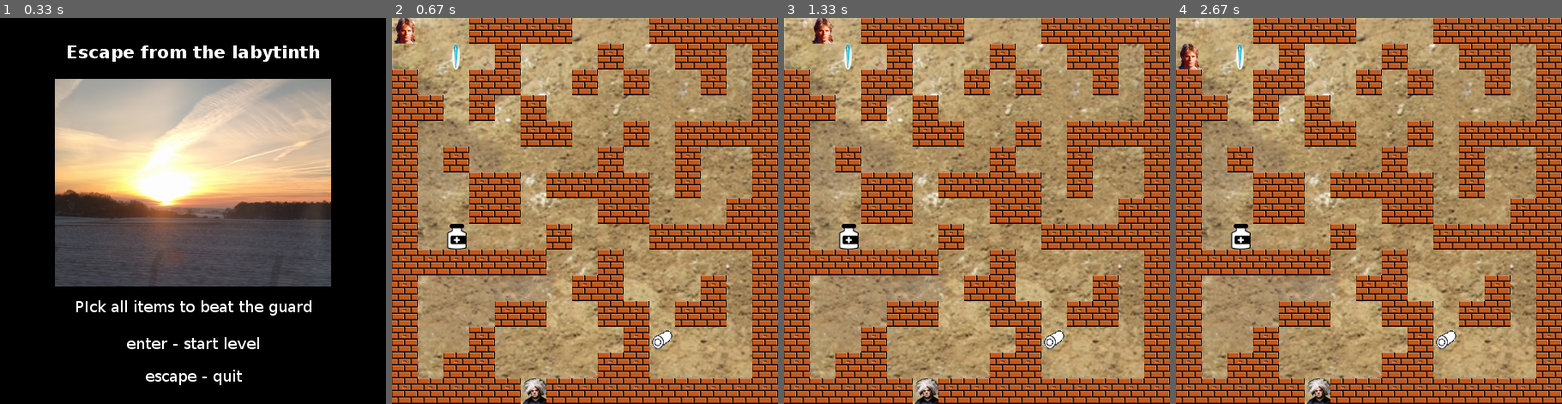
Above: before the commit, frames 1-4 (left to right).
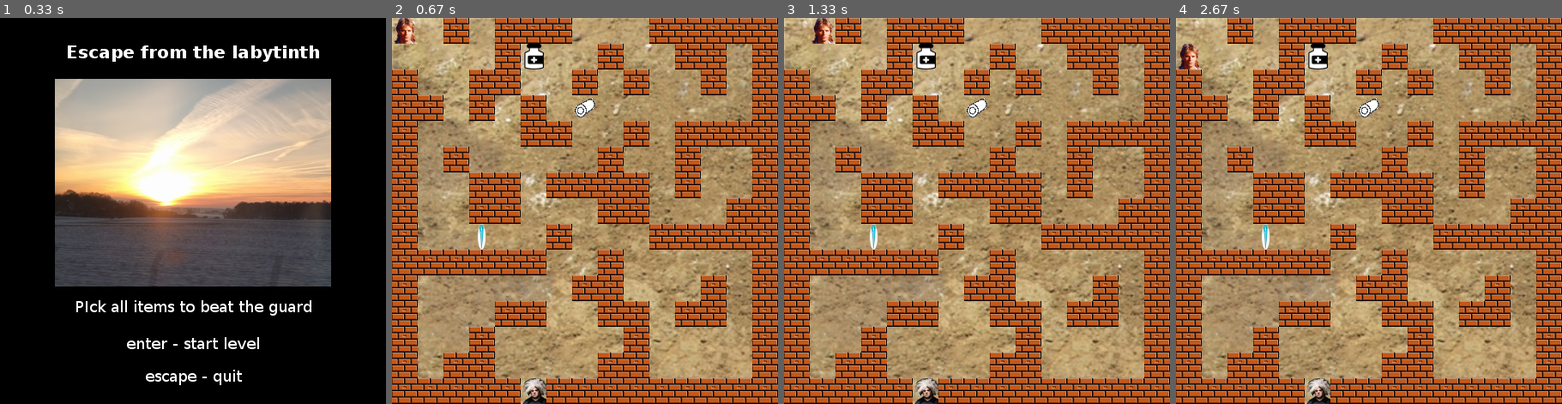
Above: after the commit, the same moments.

Repository: slesouef/EscapeGame
Game: pygame game, started from main.py
Two runs of this game, one before a commit and one after it. Both use one fixed random seed, a clock stepped at 60 frames per second and the inputs below.
Inputs:
- Up to frame 1 (0.33 s): no input
- Up to frame 2 (0.67 s): tap Enter at 0.33 s
- Up to frame 3 (1.33 s): hold Right 0.67-1.13 s
- Up to frame 4 (2.67 s): hold Left 2-2.53 s; hold Down from 2.57 s (still down)

Frame 1 is identical in both runs. In frame 2, 2.0% of the frame differs, in the area x 13-73%, y 0-86%; in frame 3, 2.0%; in frame 4, 2.0%.

Commit message:
game is code complete for 1 level

Diff:
--- a/constants.py
+++ b/constants.py
@@ -19,3 +19,5 @@
 NEEDLE_IMAGE = "data/needle.png"
 PIPE_IMAGE = "data/pipe.png"
 BOTTLE_IMAGE = "data/bottle.png"
+WON_IMAGE = "data/won.jpg"
+LOST_IMAGE = "data/lost.jpg"
--- a/item.py
+++ b/item.py
@@ -24,8 +24,8 @@
         items_set = 0
         while items_set < 3:
             # create random values for x,y item coordinates
-            item_x = random.randint(0, (SPRITES_PER_ROW - 1))
-            item_y = random.randint(0, (SPRITES_PER_ROW - 1))
+            item_x = random.randint(1, (SPRITES_PER_ROW - 1))
+            item_y = random.randint(1, (SPRITES_PER_ROW - 1))
             # if check random position is not a wall
             if self.level.structure[item_y][item_x] != "M":
                 if items_set == 0:
--- a/main.py
+++ b/main.py
@@ -1,6 +1,7 @@
 #! /usr/bin/env python3
 # -*- coding:utf-8 -*-
 """run the game"""
+import time
 import pygame
 
 from pygame.locals import *
@@ -22,7 +23,6 @@
 
     # refresh display
     pygame.display.update()
-
 
     # initiate game loops
     keep_open = 1
@@ -98,11 +98,6 @@
                     elif events.key == K_LEFT:
                         mcg.move("left")
 
-            # pickup item
-            if level.structure[mcg.tile_y][mcg.tile_x] != "O":
-                position = [mcg.pixel_x, mcg.pixel_y]
-                items.pick_up_item(window, position)
-
             # refresh play window values
             window.blit(background, (0, 0))
             level.display_level(window)
@@ -112,11 +107,30 @@
             # refresh display window
             pygame.display.update()
 
-            print(items.picked_up_item)
+            # victory condition
+            if level.structure[mcg.tile_y][mcg.tile_x] == "A":
+                if items.picked_up_item == 3: # game won
+                    # initialise win display
+                    won = pygame.image.load(WON_IMAGE).convert()
+                    # display splash screen
+                    window.blit(won, (0, 0))
+                    pygame.display.flip()
+                    # freeze splash for a few seconds
+                    time.sleep(5)
+                    # end game loop
+                    playing = 0
+                else:
+                    # game lost
+                    lost = pygame.image.load(LOST_IMAGE).convert()
+                    window.blit(lost, (0, 0))
+                    pygame.display.flip()
+                    time.sleep(5)
+                    playing = 0
 
-            # victory condition
-            if level.structure[mcg.tile_y][mcg.tile_x] == "A" and items.picked_up_item == 3:
-                playing = 0
+            # pickup item
+            if level.structure[mcg.tile_y][mcg.tile_x] != "O":
+                position = [mcg.pixel_x, mcg.pixel_y]
+                items.pick_up_item(window, position)
 
 
 if __name__ == "__main__":
--- a/map.txt
+++ b/map.txt
@@ -1,4 +1,4 @@
-DOOMMMMOOOMMMMM
+OOMOMMMOOOMMMMM
 OOOOMOOOMOOMMOM
 MOOMMOOMOMOOMOM
 MMOMOMOOOOOOOOM
Not shown, changed: README.md
Binary file added: data/lost.jpg
Binary file added: data/won.jpg
